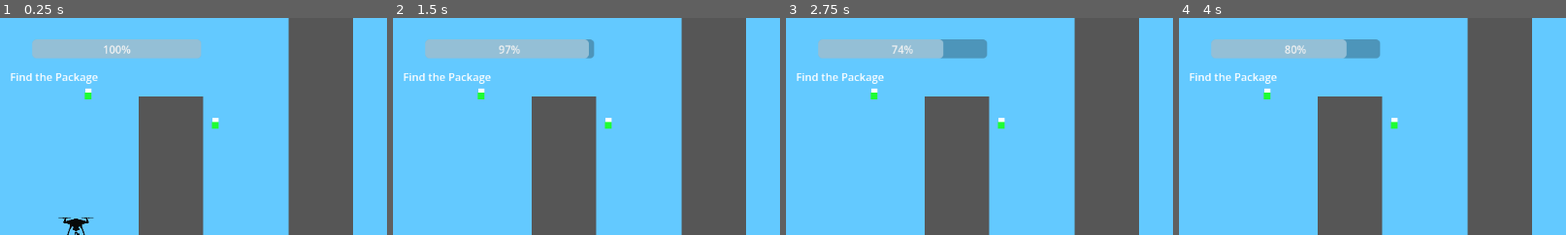
Above: before the commit, frames 1-4 (left to right).
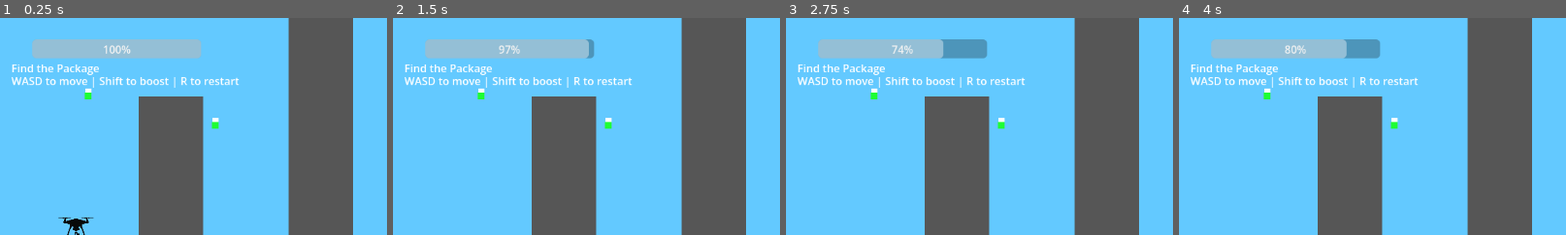
Above: after the commit, the same moments.

Repository: kenny507/Drone-Delivery
Game: Godot game, scene res://Main.tscn
The game is run twice, just before and just after one commit, with the same random seed, the same clock (stepped at 60 frames per second) and the same inputs.
Inputs:
- Up to frame 1 (0.25 s): no input
- Up to frame 2 (1.5 s): tap Enter at 0.5 s; hold Right (ui_right) 0.53-1.28 s; hold Shift (boost) 0.53-1.28 s; tap R (Restart) at 1.25 s; hold Down (ui_down) from 1.28 s (still down); tap Shift (boost) at 1.35 s
- Up to frame 3 (2.75 s): release Down (ui_down) at 2.03 s; hold Right (ui_right) from 2.03 s (still down); hold Shift (boost) from 2.03 s (still down)
- Up to frame 4 (4 s): tap R (Restart) at 2.75 s; release Right (ui_right) at 2.78 s; release Shift (boost) at 2.78 s; hold Up (ui_up) 2.78-3.53 s; tap Shift (boost) at 2.85 s; hold Left (ui_left) from 3.53 s (still down); hold Shift (boost) from 3.53 s (still down)
The pictures show only the part of the screen within x 0-50%, y 0-50%; the shares and areas given below are measured in that part.

The runs differ from the first frame. In frame 1, 1.7% of the frame differs, in the area x 2-62%, y 21-33%; in frame 2, 1.7%; in frame 3, 1.7%; in frame 4, 1.7%.

Commit message:
Add changes

Diff:
--- a/drone-delivery/Main.tscn
+++ b/drone-delivery/Main.tscn
@@ -158,11 +158,18 @@
 offset_bottom = 60.0
 
 [node name="StatusLabel" type="Label" parent="UI" unique_id=1091769704]
-offset_left = 15.0
-offset_top = 76.0
-offset_right = 192.0
-offset_bottom = 114.0
+offset_left = 17.0
+offset_top = 63.0
+offset_right = 194.0
+offset_bottom = 101.0
 text = "Find the Package"
+
+[node name="InstructionsLabel" type="Label" parent="UI" unique_id=198202129]
+offset_left = 17.0
+offset_top = 82.0
+offset_right = 356.0
+offset_bottom = 126.0
+text = "WASD to move | Shift to boost | R to restart"
 
 [node name="AnimationPlayer" type="AnimationPlayer" parent="." unique_id=1922802948]
 
